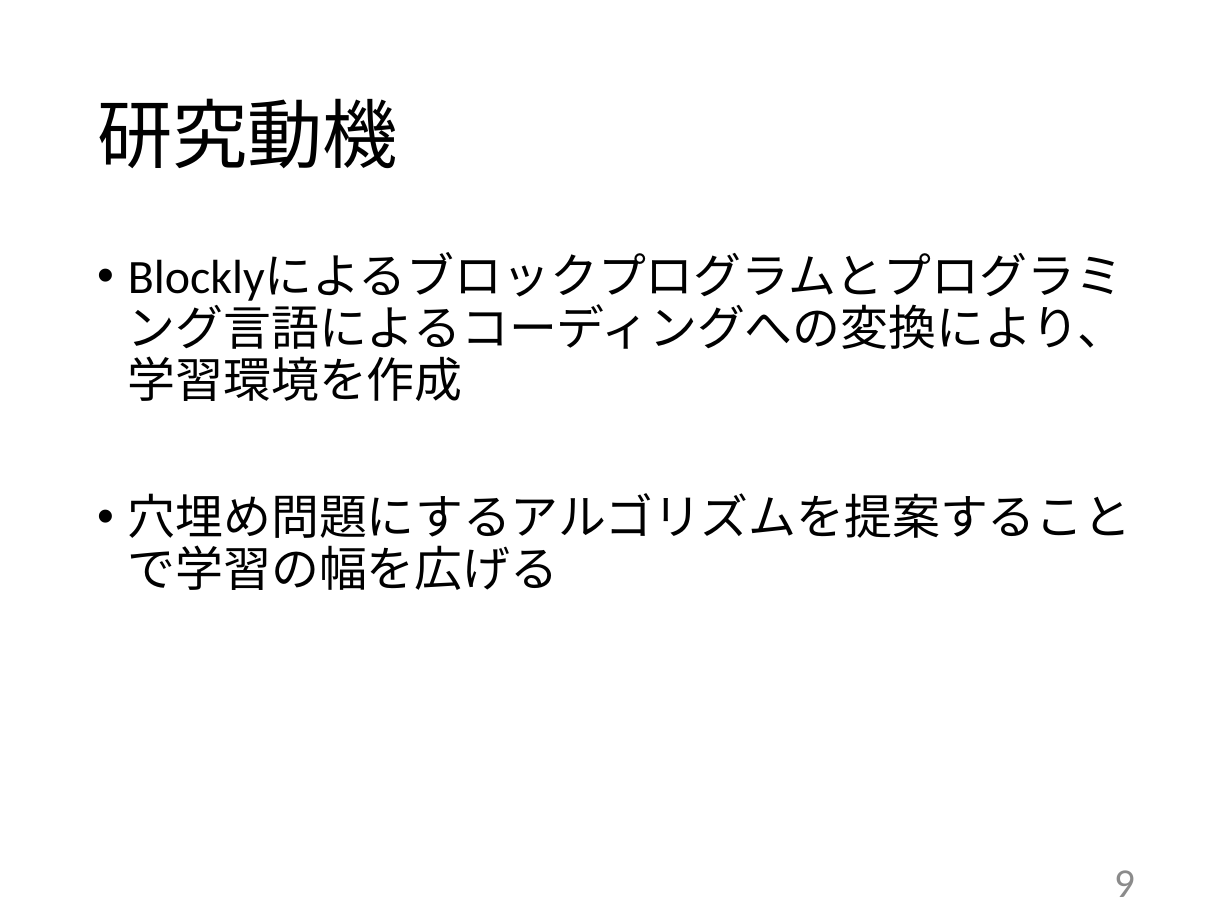
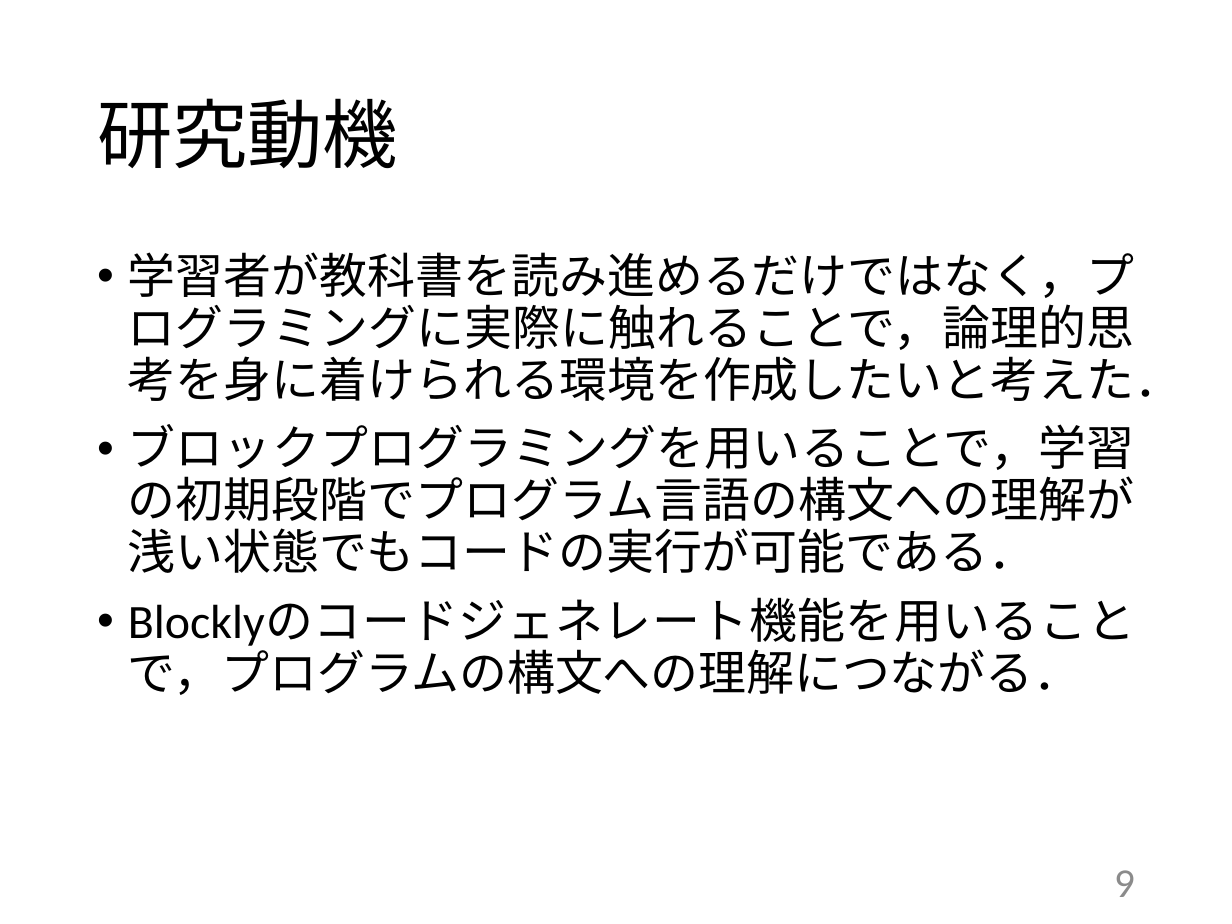
Before and after one commit to kait-takanolab/1821121-shimaoka-thesis, a slide deck: slide 9 of 1821121_shimaoka_sotsuken.pptx. Drawn at 1232x924 pixels with LibreOffice and Linux fonts; fonts in the diff are those of the drawing. Boxes give left, top, right and bottom in pixels: in the first picture for what was removed or moved away, otherwise in the second. Text is boxed around its words. In the diff, an @@ line names an element or a change of style, - is before the commit and + after.

```diff
--- a/1821121_shimaoka_sotsuken.pptx
+++ b/1821121_shimaoka_sotsuken.pptx
@@ text at (128, 252, 1182, 695): text changed @@
-• Blocklyによるブロックプログラムとプログラミング言語によるコーディングへの変換により、学習環境を作成
-• 穴埋め問題にするアルゴリズムを提案することで学習の幅を広げる
+• 学習者が教科書を読み進めるだけではなく，プログラミングに実際に触れることで，論理的思考を身に着けられる環境を作成したいと考えた．
+• ブロックプログラミングを用いることで，学習の初期段階でプログラム言語の構文への理解が浅い状態でもコードの実行が可能である．
+• Blocklyのコードジェネレート機能を用いることで，プログラムの構文への理解につながる．
```
Also in this commit, not shown: 4 other slides changed, 4 slides added.
